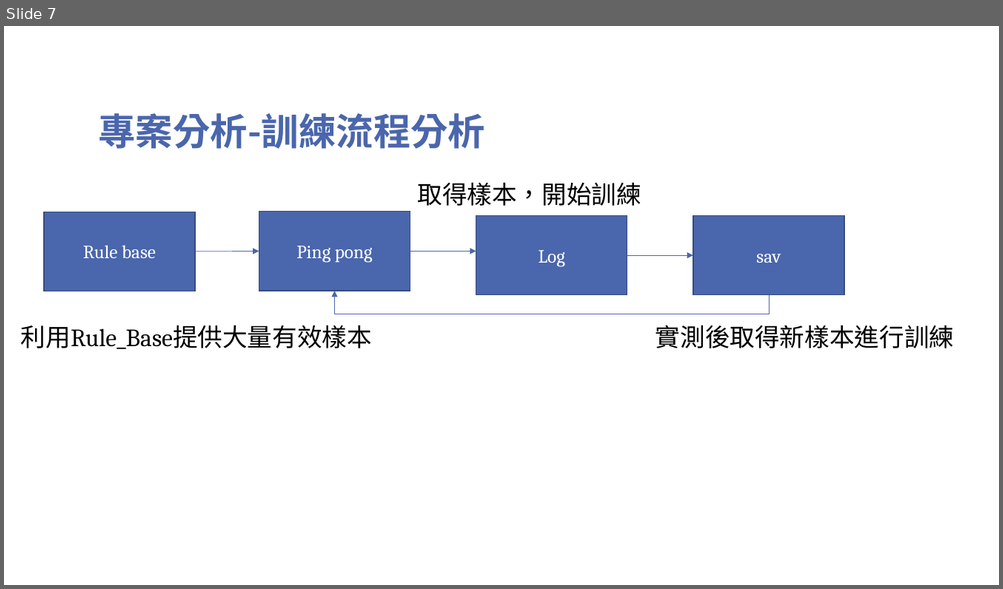
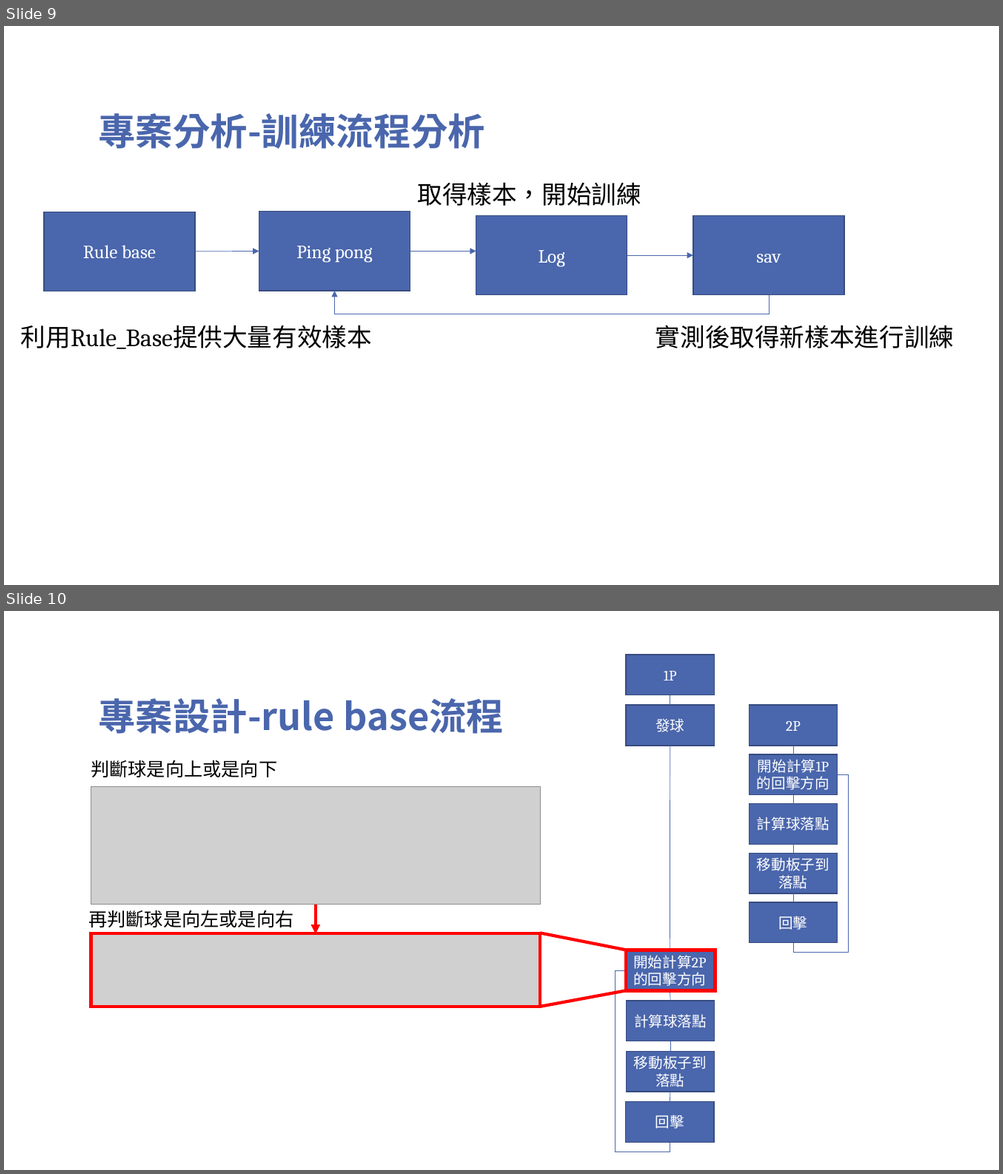
Before and after one commit to TsaiHaoWei/Machine-Learning, a slide deck: Finally project/Pingpong_第六組.pptx. Shown one above the other, each under a label of ours: slide 7 before the commit, slides 9 and 10 after it. The pictures are 1003x589 and 1003x1174 pixels, drawn with LibreOffice and Linux fonts; fonts in the diff are those of the drawing; grey boxes stand for pictures; background and template pictures are left out. Boxes give left, top, right and bottom in pixels: in the first picture for what was removed or moved away, otherwise in the second. Text is boxed around its words. In the diff, an @@ line names an element or a change of style, - is before the commit and + after.

```diff
--- a/Finally project/Pingpong_第六組.pptx
+++ b/Finally project/Pingpong_第六組.pptx
@@ slide 10 added at [4,611,999,1170], background picture (left out) @@
@@ title added at [99,698,504,734], 36 pt, text #4A66AC, bold @@
+專案設計-rule base流程
@@ text added at [91,760,277,777], 18 pt, text #000000 @@
+判斷球是向上或是向下
@@ picture added at [91,787,540,905] @@
@@ group added at [614,654,848,1153]: 11 rectangles, 10 lines, 2 elbow lines @@
+發球
+開始計算2P的回擊方向
+計算球落點
+1P
+2P
+移動板子到落點
+回擊
+移動板子到落點
+回擊
+計算球落點
+開始計算1P的回擊方向
@@ text added at [88,911,293,928], 18 pt, text #000000 @@
+再判斷球是向左或是向右
@@ arrow added from (315, 905) to (315, 934), #FF0000 3 pt @@
@@ picture added at [91,934,540,1007] @@
@@ rectangle added at [91,934,540,1007], outline #FF0000 3 pt @@
@@ line added from (540, 934) to (626, 951), #FF0000 3 pt @@
@@ rectangle added at [626,951,715,991], outline #FF0000 3 pt @@
@@ line added from (540, 1007) to (626, 991), #FF0000 3 pt @@
@@ what was slide 7 is now slide 9 @@
```
Also in this commit, not shown: 1 slide changed, 2 other slides added.
